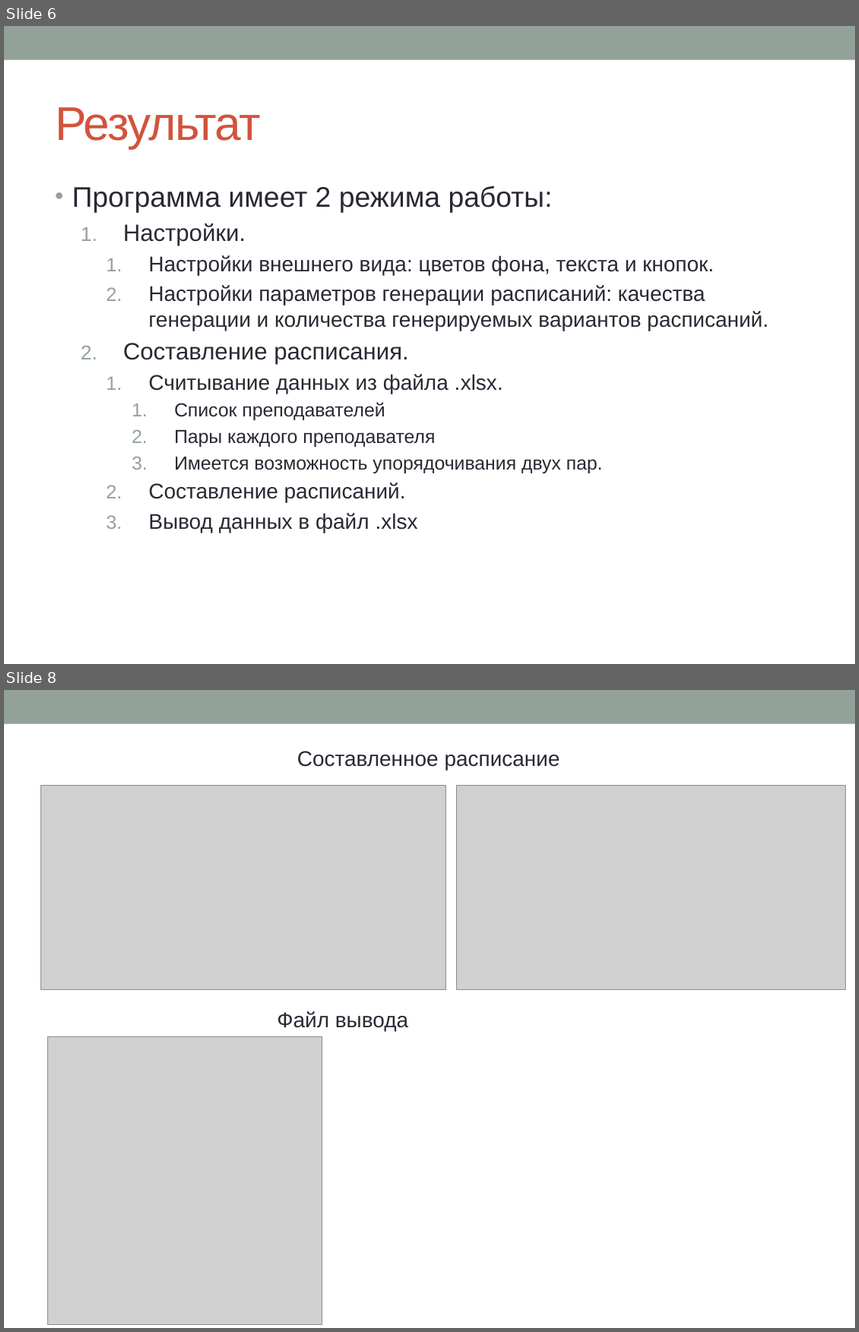
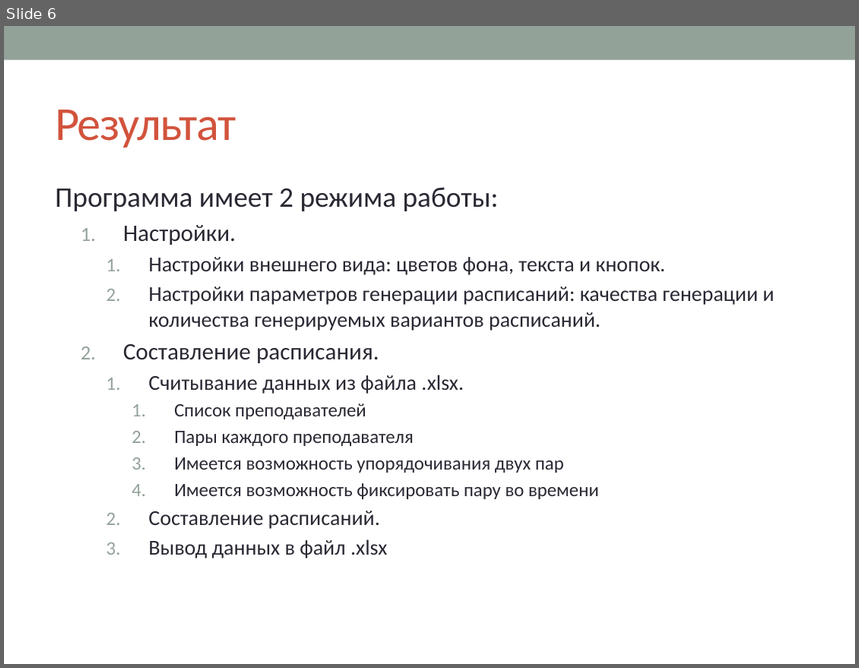
Before and after one commit to leschtsch/timetable, a slide deck: документы/Презентация проекта для программистов1.pptx. Shown one above the other, each under a label of ours: slides 6 and 8 before the commit, slide 6 after it; the slides between them are not shown. The pictures are 859x1332 and 859x668 pixels, drawn with LibreOffice and Linux fonts; fonts in the diff are those of the drawing; grey boxes stand for pictures. Boxes give left, top, right and bottom in pixels: in the first picture for what was removed or moved away, otherwise in the second. Text is boxed around its words. In the diff, an @@ line names an element or a change of style, - is before the commit and + after.

```diff
--- a/документы/Презентация проекта для программистов1.pptx
+++ b/документы/Презентация проекта для программистов1.pptx
@@ slide 8 removed at (4,690,855,1328), background #FFFFFF; not listed: 1 template element that a slide beside it also shows @@
@@ text removed at (297,751,560,770) @@
-Составленное расписание
@@ picture removed at (40,785,446,990) @@
@@ picture removed at (456,785,846,989) @@
@@ text removed at (277,1011,408,1031) @@
-Файл вывода
@@ picture removed at (47,1037,322,1326) @@
@@ slide 6 changed as well @@
@@ title "Результат" at (55,110,236,148): font Arial to Calibri @@
@@ text at (55,187,775,559): font Arial to Calibri in "Программа имеет 2 режима работы:", "Настройки.", "Настройки внешнего вида: цветов фона, текста и ...", "Настройки параметров генерации расписаний: качества генераци ..." and 6 more places; bullet • to none @@
@@ text at (174,458,599,499): text changed; font Arial to Calibri @@
-      3. Имеется возможность упорядочивания двух пар.
+      3. Имеется возможность упорядочивания двух пар
+      4. Имеется возможность фиксировать пару во времени
```
Also in this commit, not shown: 8 other slides changed, 1 other slide removed, 7 other files.
